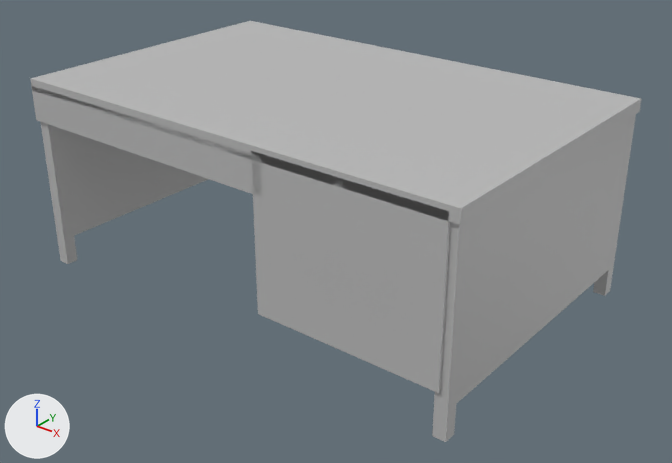
The FBX model HoodwinkProject/Assets/_Hoodwink/Models/Blockout/mdl_deskblockout.fbx, before and after one commit.
Both versions are drawn from a 50 mm lens placed at (2.53, -3.09, 2.23), pointed at (0.09, -0.04, 0.34). The axes (+X, +Y, +Z) are drawn at lower left. The lights are the same throughout. Where no turn or scale is listed for an object, it has been applied to the vertices.
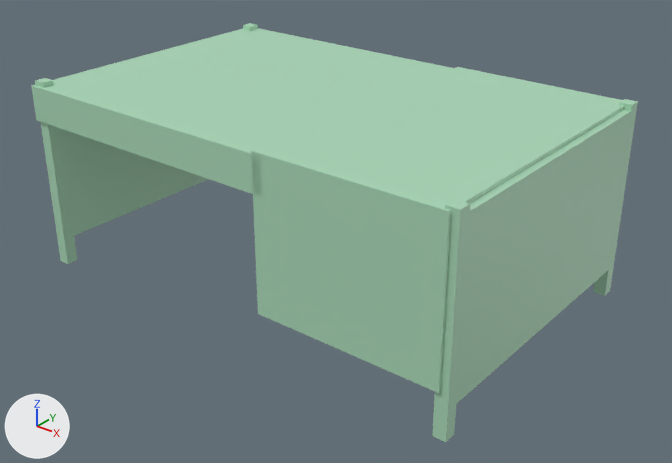
Where the newer file only moved an object's origin or applied its transform, the numbers keep the older frame.

Boxes (x1, y1, x2, y2) around the edits, measured in the pictures (672 x 463 px):
'pCube1', deleted: before (30, 21, 641, 225)
'pCube10', recoloured (grey to green): (251, 67, 624, 393) in both
'pCube9', recoloured (grey to green): (31, 28, 454, 197) in both
'pCube6', recoloured, reshaped, moved (grey to green): before (456, 117, 631, 404); after (450, 110, 634, 409)
'pCube7', recoloured (grey to green): (51, 125, 208, 238) in both
'pCube3', recoloured (grey to green): (432, 199, 470, 442) in both
'pCube2', recoloured (grey to green): (35, 78, 77, 264) in both
'pCube4', recoloured (grey to green): (593, 99, 638, 296) in both
'pCube5', recoloured: (243, 23, 258, 31) in both

Edits to the bpy script that builds the scene:
```text
Add mat_lambert12:
    mat_lambert12 = principled_material('lambert12')
    mat_lambert12.base_color = (0.401, 0.687, 0.478)  # green #aad8b8
Change me_mesh_008:
    where me_mesh_008.from_pydata(...)  # 8 vertices, 6 faces; spans x -0.715..0.715, y -0.727..0.727, z -0.083..0.083
    remove me_mesh_008.materials.append(mat_lambert2)  # grey #bcbcbc
    add me_mesh_008.materials.append(mat_lambert12)  # green #aad8b8
Change me_mesh_002:
    where me_mesh_002.from_pydata(...)  # 8 vertices, 6 faces; spans x -0.029..0.029, y -0.029..0.029, z -0.465..0.465
    remove me_mesh_002.materials.append(mat_lambert2)  # grey #bcbcbc
    add me_mesh_002.materials.append(mat_lambert12)  # green #aad8b8
Change me_mesh_001:
    where me_mesh_001.from_pydata(...)  # 8 vertices, 6 faces; spans x -0.029..0.029, y -0.029..0.029, z -0.465..0.465
    remove me_mesh_001.materials.append(mat_lambert2)  # grey #bcbcbc
    add me_mesh_001.materials.append(mat_lambert12)  # green #aad8b8
Change me_mesh_003:
    where me_mesh_003.from_pydata(...)  # 8 vertices, 6 faces; spans x -0.029..0.029, y -0.029..0.029, z -0.465..0.465
    remove me_mesh_003.materials.append(mat_lambert2)  # grey #bcbcbc
    add me_mesh_003.materials.append(mat_lambert12)  # green #aad8b8
Change me_mesh_005:
    where me_mesh_005.from_pydata(...)  # 8 vertices, 6 faces; spans x -2.9..2.9, y -38.2..38.2, z -69.3..69.3
    remove me_mesh_005.materials.append(mat_lambert2)  # grey #bcbcbc
    add me_mesh_005.materials.append(mat_lambert12)  # green #aad8b8
Change me_mesh_004:
    where me_mesh_004.from_pydata(...)  # 8 vertices, 6 faces; spans x -0.029..0.029, y -0.029..0.029, z -0.465..0.465
    remove me_mesh_004.materials.append(mat_lambert2)  # grey #bcbcbc
    add me_mesh_004.materials.append(mat_lambert12)  # green #aad8b8
Change me_mesh_009:
    where me_mesh_009.from_pydata(...)  # 8 vertices, 6 faces; spans x -0.436..0.436, y -0.727..0.727, z -0.354..0.354
    remove me_mesh_009.materials.append(mat_lambert2)  # grey #bcbcbc
    add me_mesh_009.materials.append(mat_lambert12)  # green #aad8b8
Add me_mesh_004_1:
    me_mesh_004_1.from_pydata(...)  # a box spanning x -96.5..-90.6, y -87.0..-10.6, z -69.7..68.9
    me_mesh_004_1.materials.append(mat_lambert12)  # green #aad8b8
Change ob_pcube7:
    ob_pcube7: bpy.data.objects.new('pCube7', me_mesh_006) -> bpy.data.objects.new('pCube7', me_mesh_005)
Remove ob_pcube1:
    ob_pcube1 = bpy.data.objects.new('pCube1', me_mesh)
    ob_pcube1.location = (0.001, 0.0, 0.971)
Change ob_pcube6:
    ob_pcube6: bpy.data.objects.new('pCube6', me_mesh_005) -> bpy.data.objects.new('pCube6', me_mesh_004_1)
    ob_pcube6.location: (111.0, 4.893, 0.466) -> (204.5, 53.73, 0.858)
```
